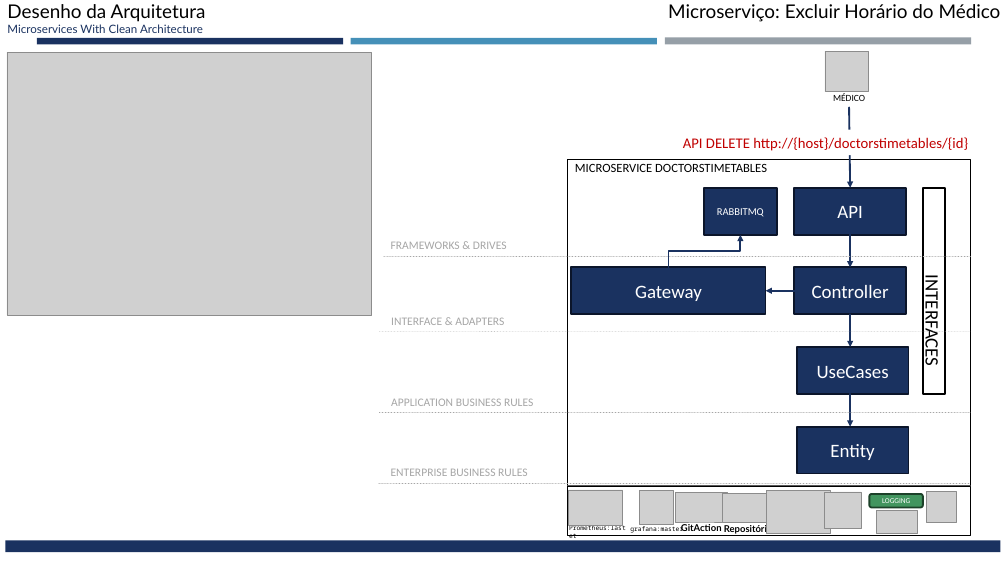
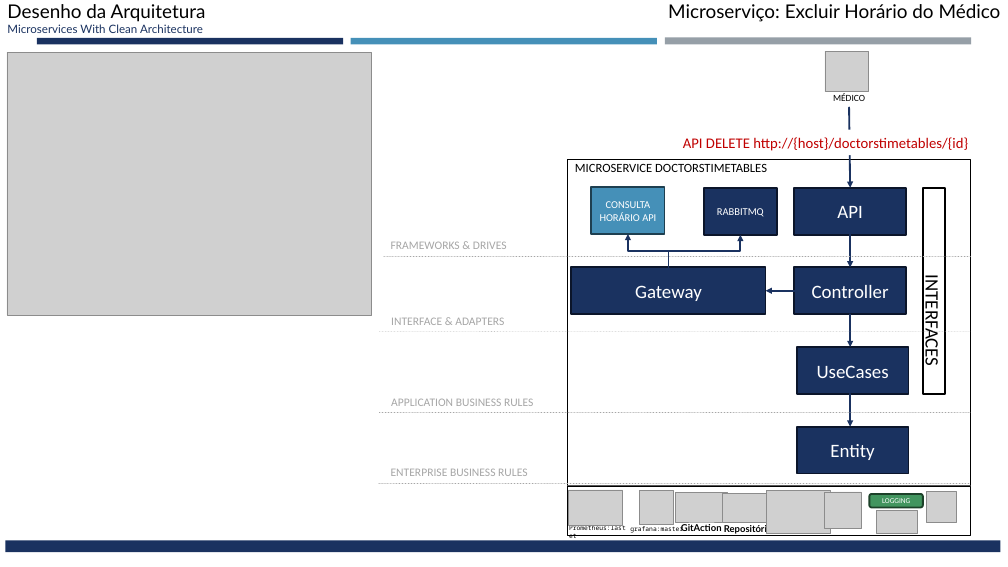
Before and after one commit to codes-and-technology/medico, a slide deck: slide 14 of docs/Desenho da Solução Hackathon - Fase 5 v3.pptx (slide 15 before the commit). Drawn at 1008x567 pixels with LibreOffice and Linux fonts; fonts in the diff are those of the drawing; grey boxes stand for pictures. Boxes give left, top, right and bottom in pixels: in the first picture for what was removed or moved away, otherwise in the second. Text is boxed around its words. In the diff, an @@ line names an element or a change of style, - is before the commit and + after.

```diff
--- a/docs/Desenho da Solução Hackathon - Fase 5 v3.pptx
+++ b/docs/Desenho da Solução Hackathon - Fase 5 v3.pptx
@@ rectangle added at (591, 187, 665, 234), fill #4590B8, outline #1E3F51 1.75 pt, 10 pt, text #FFFFFF @@
+CONSULTA HORÁRIO API
@@ elbow arrow added from (668, 268) to (628, 234), #1A3260 1.75 pt @@
```
Also in this commit, not shown: 16 other slides changed, 2 slides added, 2 slides removed.
